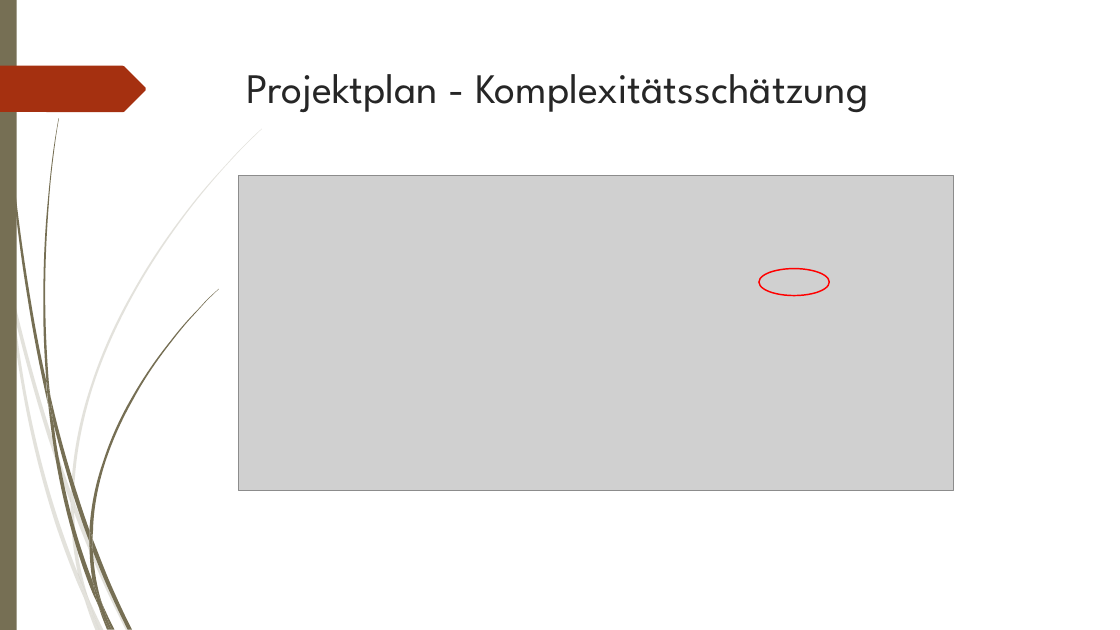
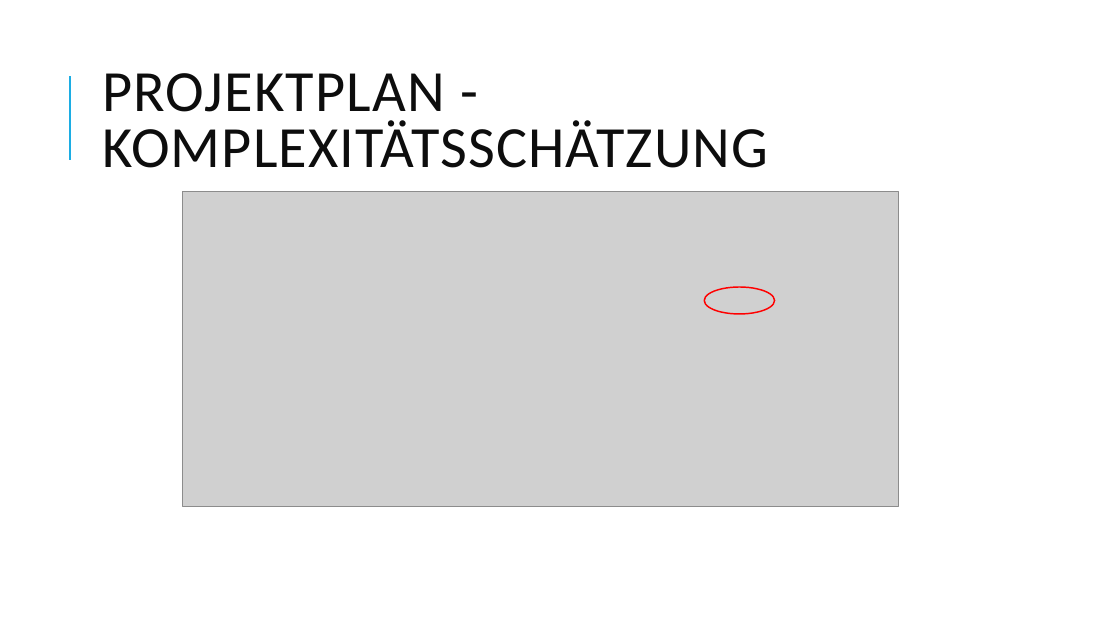
Before and after one commit to johannesdhbw/MC_Projekt, a slide deck: slide 8 of Präsentation/Microcomputertechnik.pptx (slide 7 before the commit). Drawn at 1120x630 pixels with LibreOffice and Linux fonts; fonts in the diff are those of the drawing; grey boxes stand for pictures. Boxes give left, top, right and bottom in pixels: in the first picture for what was removed or moved away, otherwise in the second. Text is boxed around its words. In the diff, an @@ line names an element or a change of style, - is before the commit and + after.

```diff
--- a/Präsentation/Microcomputertechnik.pptx
+++ b/Präsentation/Microcomputertechnik.pptx
@@ rectangle removed at (0,0,17,630) @@
@@ title "PROJEKTPLAN - KOMPLEXITÄTSSCHÄTZUNG" at (102,73,768,168): vertical alignment top to middle @@
@@ freeform shape removed at (0,66,146,112) @@
@@ line added from (70, 160) to (70, 76), #1CADE4 1.5 pt @@
@@ title at (102,73,768,168): text changed; size 36 to 50 pt; font League Spartan to Calibri; text colour #262626 to #0D0D0D @@
-Projektplan - Komplexitätsschätzung
+PROJEKTPLAN - KOMPLEXITÄTSSCHÄTZUNG
@@ picture: place and size @@
-picture at (239,175,954,490)
+picture at (183,192,899,507)
@@ ellipse: place and size @@
-ellipse at (759,269,829,296)
+ellipse at (704,287,775,314)
@@ group removed at (0,129,262,630): 10 freeform shapes @@
@@ group removed at (3,0,218,630): 12 freeform shapes @@
```
Also in this commit, not shown: 10 other slides changed, 1 slide added, 4 other files.
